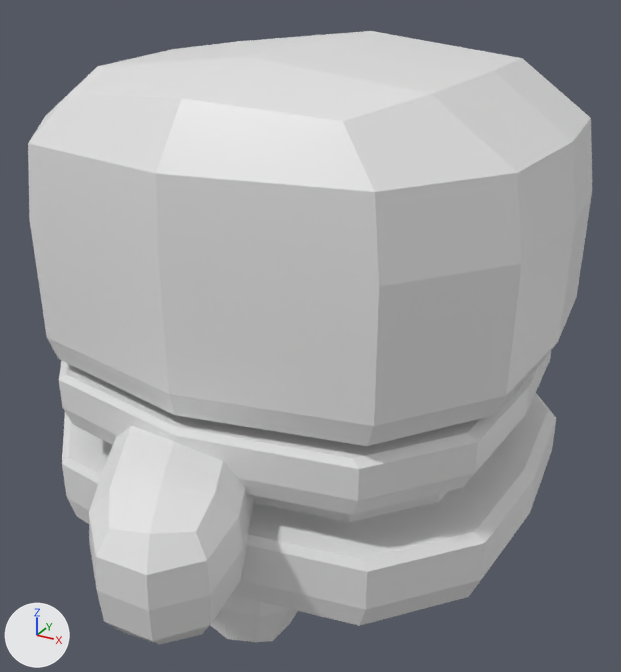
What one commit did to the FBX model assets/burger.fbx.
Camera for both pictures: a 50 mm camera at (1.92, -2.91, 2.74) aimed at (0.3, 0.04, 1.27). Lighting does not change. The marker at lower left points along +X, +Y and +Z. Where no turn or scale is listed for an object, it has been applied to the vertices.
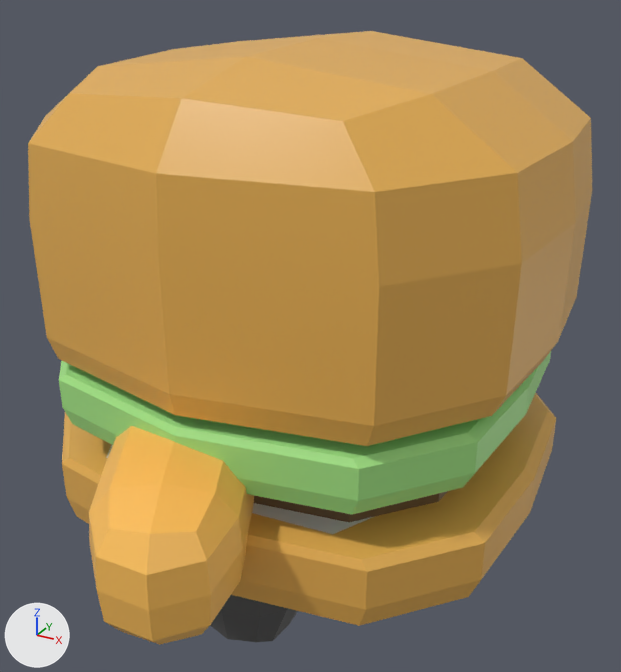
Pixel boxes (x1, y1, x2, y2) of what changed, in the pictures (621 x 672 px):
'Cube.003', recoloured (white to orange)
    both: (28, 31, 592, 645)
part 1 of me_cube_003, recoloured (grey to green)
    both: (59, 351, 551, 515)
part 2 of me_cube_003, recoloured (white to orange)
    both: (28, 31, 592, 446)
part 3 of me_cube_003, recoloured (grey to brown)
    both: (62, 393, 556, 626)

Patch to the scene script:
```diff
--- a/assets/burger.fbx.py
+++ b/assets/burger.fbx.py
@@ mat_material_008 @@
 mat_material_008 = principled_material('Material.008')
-mat_material_008.base_color = (0.8, 0.8, 0.8)  # white #e7e7e7
+mat_material_008.base_color = (0.799, 0.434, 0.0865)  # orange #e7b053
 mat_material_008.roughness = 0.4
@@ mat_material_003 @@
 mat_material_003 = principled_material('Material.003')
-mat_material_003.base_color = (0.8, 0.8, 0.8)  # white #e7e7e7
+mat_material_003.base_color = (0.379, 0.8, 0.244)  # green #a6e787
 mat_material_003.roughness = 0.4
@@ mat_material_002 @@
 mat_material_002 = principled_material('Material.002')
-mat_material_002.base_color = (0.8, 0.8, 0.8)  # white #e7e7e7
+mat_material_002.base_color = (0.152, 0.0919, 0.0408)  # brown #6d5539
 mat_material_002.roughness = 0.4
@@ mat_material_004 @@
 mat_material_004 = principled_material('Material.004')
-mat_material_004.base_color = (0.8, 0.8, 0.8)  # white #e7e7e7
+mat_material_004.base_color = (0.0871, 0.0871, 0.0871)  # dark grey #535353
 mat_material_004.roughness = 0.4
@@ mat_material_007 @@
 mat_material_007 = principled_material('Material.007')
-mat_material_007.base_color = (0.8, 0.8, 0.8)  # white #e7e7e7
+mat_material_007.base_color = (1.0, 0.539, 0.107)  # orange #ffc25c
 mat_material_007.roughness = 0.4
@@ me_cube_003 @@
 me_cube_003.from_pydata(...)  # 720 vertices, 704 faces; spans x -0.97..1.05, y -1.4..1.47, z -0.98..1.43
 # used by ob_cube_003; location = (0.286, 0.011, 1.038)
+# me_cube_003 part 1: 73 of the faces centred in x -0.88..0.95, y -0.89..0.9, z 0.01..0.31 switch from mat_material_008 (white #e7e7e7) to mat_material_003 (green #a5e787)
+# me_cube_003 part 2: 72 of the faces centred in x -0.95..1.02, y -0.9..0.89, z 0.3..1.4 switch from mat_material_003 (white #e7e7e7) to mat_material_008 (orange #e7b053)
+# me_cube_003 part 3: 81 of the faces centred in x -0.95..1.01, y -0.89..0.9, z -0.47..-0.06 switch from mat_material_001 (white #e7e7e7) to mat_material_008 (orange #e7b053)
 me_cube_003.materials.append(mat_material_002)
```
